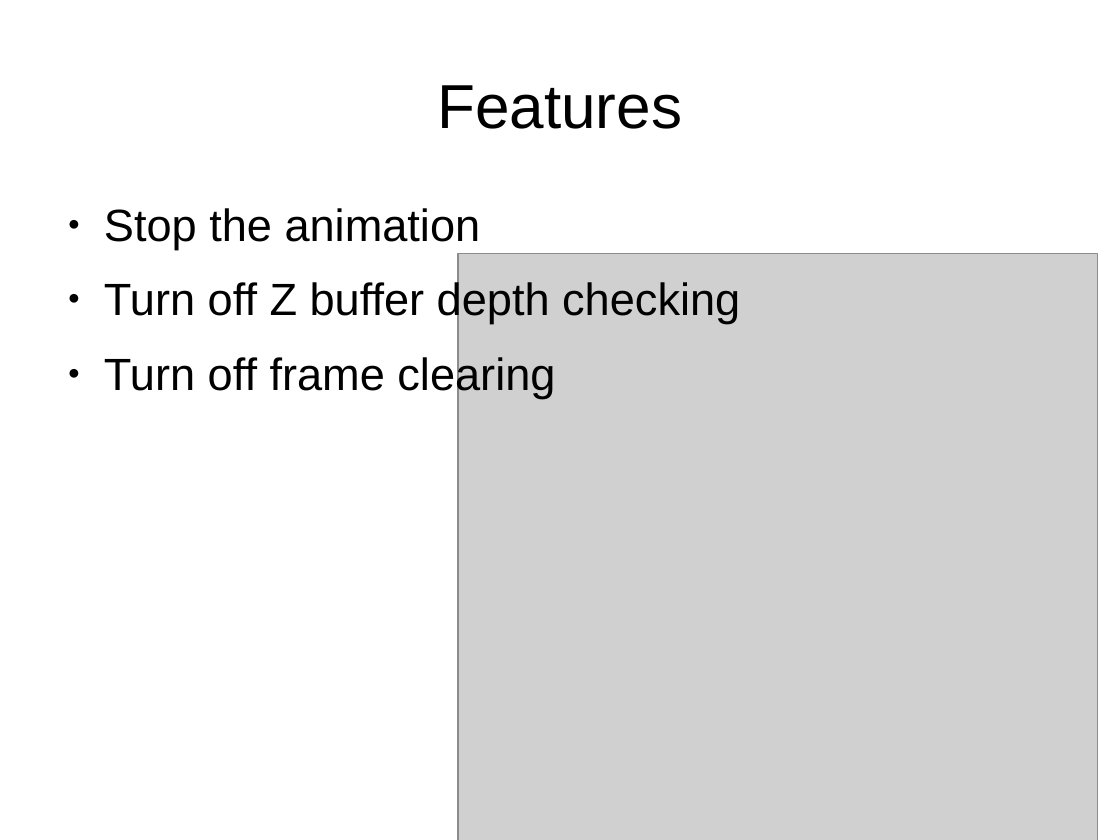
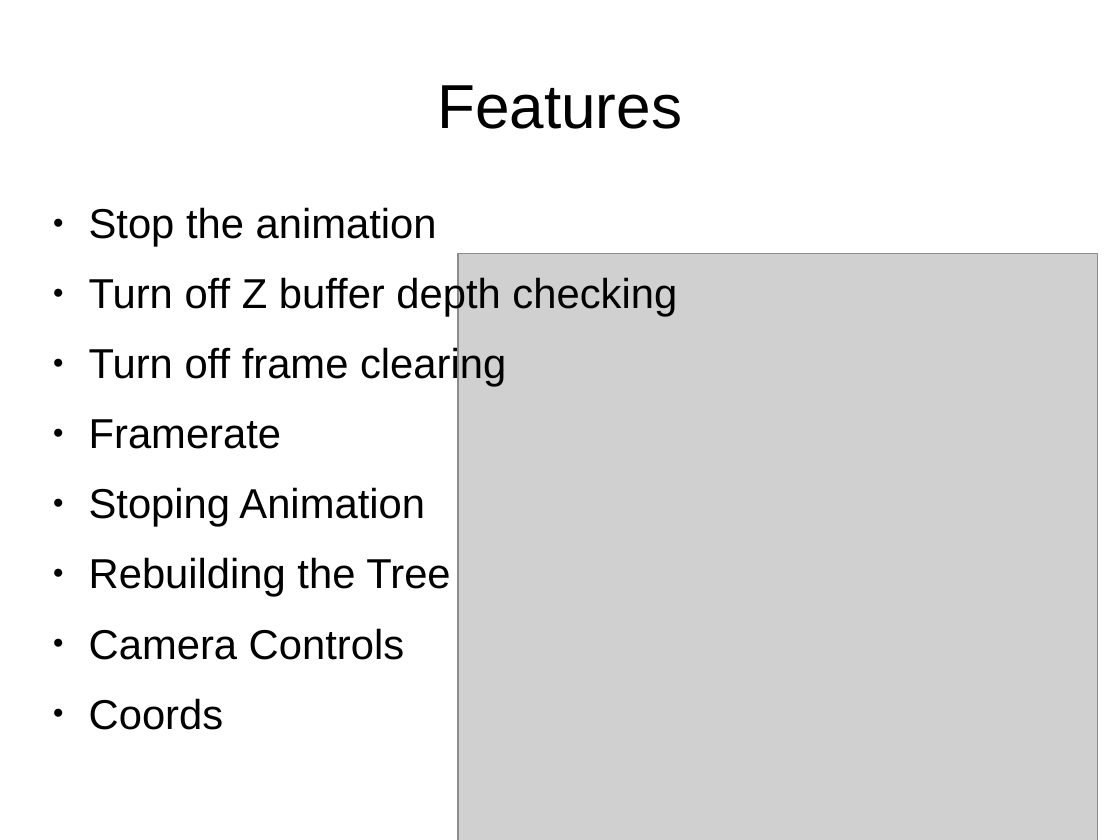
Before and after one commit to camdonite/mobile, a slide deck: slide 7 of docs/presentation.odp. Drawn at 1120x840 pixels with LibreOffice and Linux fonts; fonts in the diff are those of the drawing; grey boxes stand for pictures. Boxes give left, top, right and bottom in pixels: in the first picture for what was removed or moved away, otherwise in the second. Text is boxed around its words. In the diff, an @@ line names an element or a change of style, - is before the commit and + after.

```diff
--- a/docs/presentation.odp
+++ b/docs/presentation.odp
@@ text "Stop the animation": place and size @@
-text "Stop the animation" at [104,208,740,398]
+text "Stop the animation" at [89,207,677,660]
@@ text at [89,207,677,387]: size 32 to 29.6 pt in "Stop the animation", "Turn off Z buffer depth checking", "Turn off frame clearing" @@
@@ text at [89,419,450,660]: paragraphs added @@
+● Framerate
+● Stoping Animation
+● Rebuilding the Tree
+● Camera Controls
+● Coords
```
Also in this commit, not shown: 3 other slides changed, 2 slides added, 33 other files.
